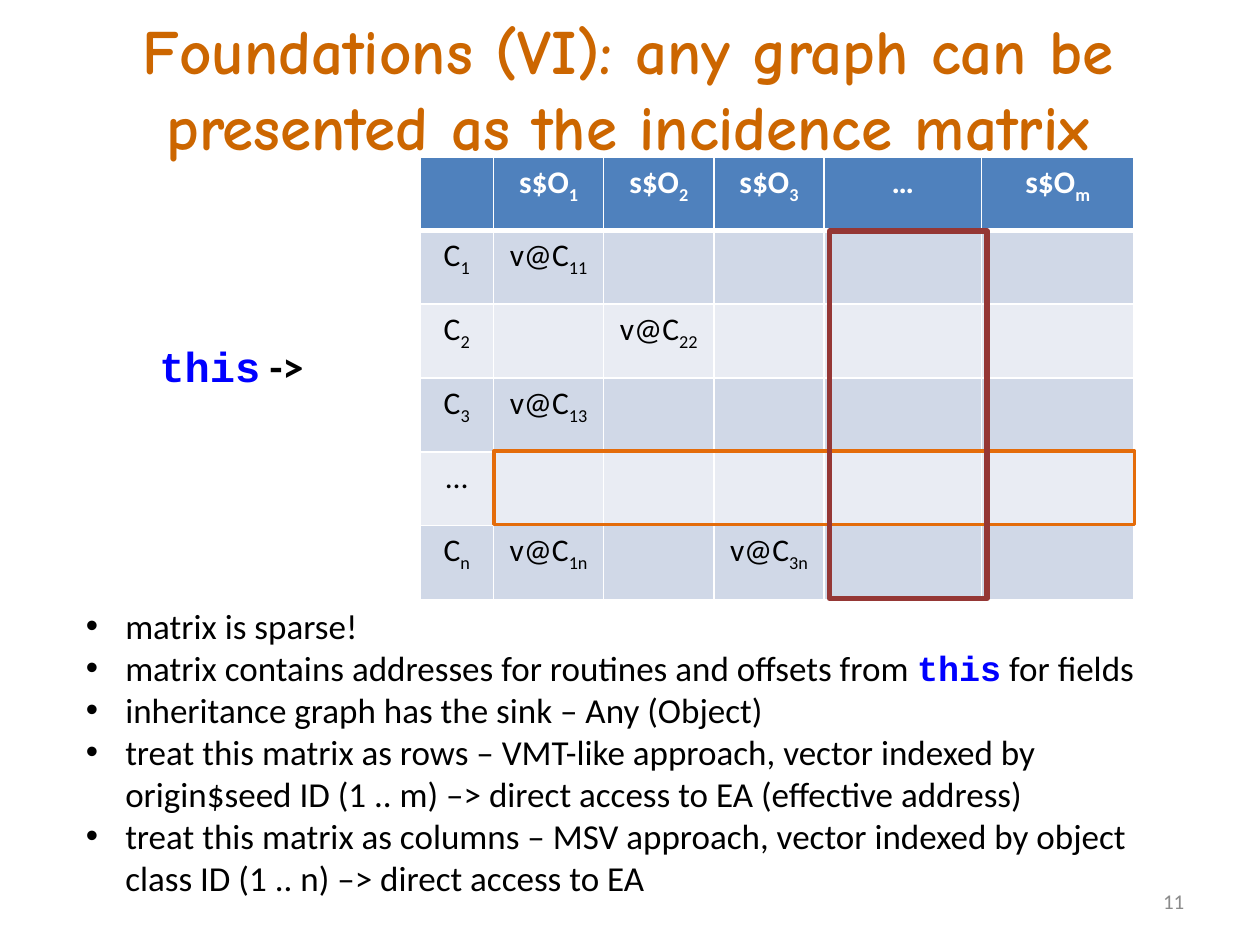
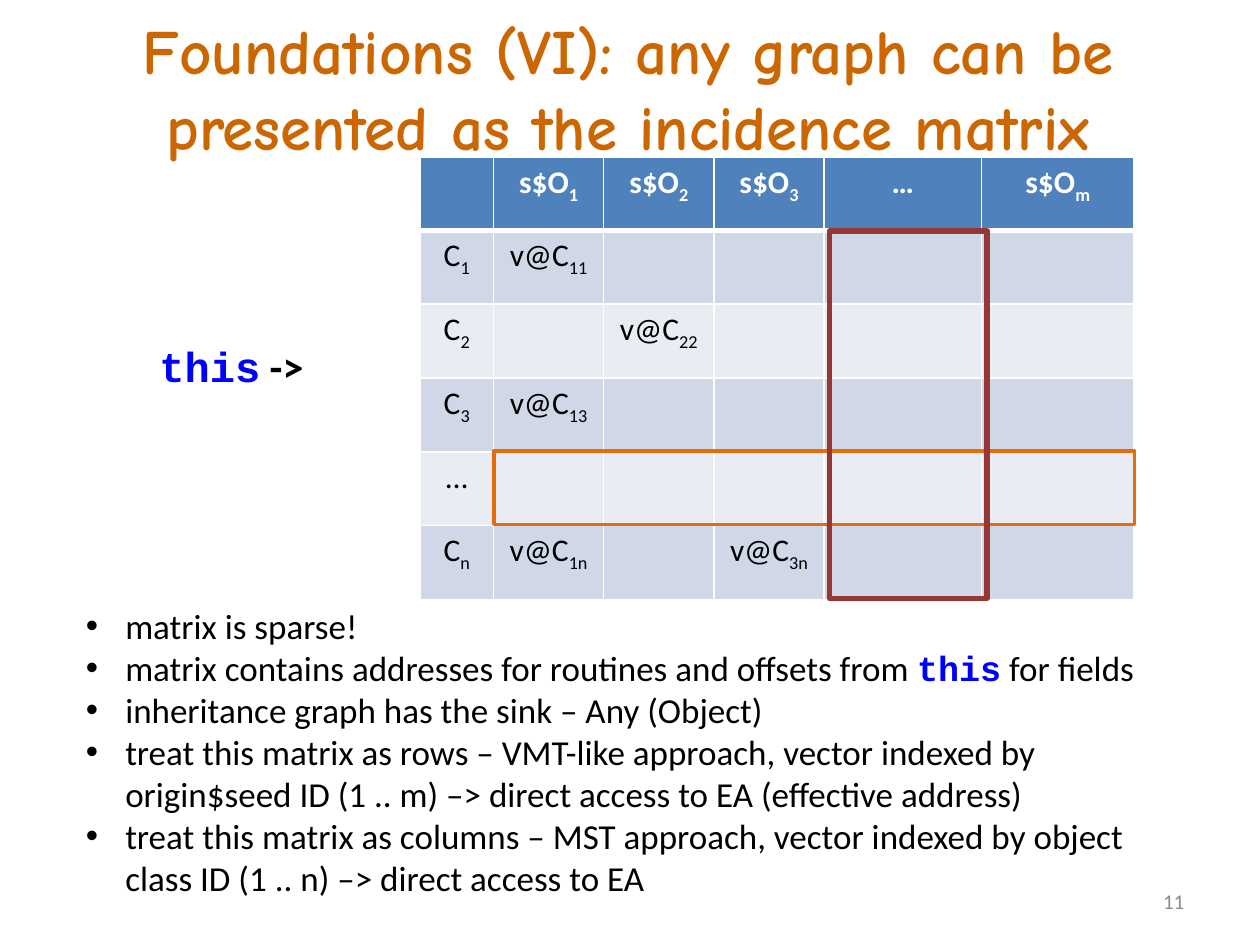
Before and after one commit to akanatov/SLang-, a slide deck: slide 11 of Docs/Incidence matrix and OOP.pptx. Drawn at 1260x945 pixels with LibreOffice and Linux fonts; fonts in the diff are those of the drawing. Boxes give left, top, right and bottom in pixels: in the first picture for what was removed or moved away, otherwise in the second. Text is boxed around its words. In the diff, an @@ line names an element or a change of style, - is before the commit and + after.

```diff
--- a/Docs/Incidence matrix and OOP.pptx
+++ b/Docs/Incidence matrix and OOP.pptx
@@ text at [125,824,1123,896]: text changed @@
-• treat this matrix as columns – MSV approach, vector indexed by object class ID (1 .. n) –> direct access to EA
+• treat this matrix as columns – MST approach, vector indexed by object class ID (1 .. n) –> direct access to EA
```
Also in this commit, not shown: 6 other slides changed.
